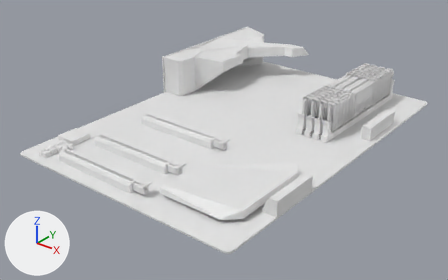
Before and after pictures for a commit that changed the Blender file computer parts/motherboard ATX Z390 Aorus Pro LGA1151.blend.
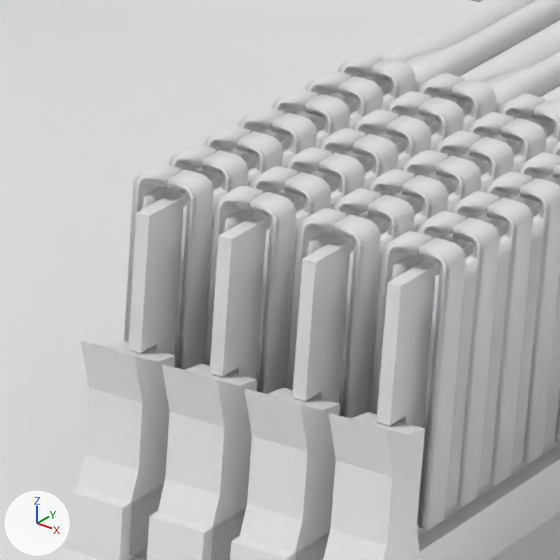
Each version is shown whole from a 50 mm lens placed at (0.4636, -0.6273, 0.2603), pointed at (0.1191, -0.1968, -0.0066), then close up on the part from 65% to 77% of the width and 28% to 48% of the height. The axes (+X, +Y, +Z) are drawn at lower left. The lights are the same throughout.

Before the edit, the objects in view are built like this:
```python
ob_corsair_vengeance_lpx_001 = bpy.data.objects.new('Corsair Vengeance LPX.001', None)
ob_corsair_vengeance_lpx_001.location = (0.181, -0.0865, 0.006)
ob_corsair_vengeance_lpx_002 = bpy.data.objects.new('Corsair Vengeance LPX.002', None)
ob_corsair_vengeance_lpx_002.location = (0.19, -0.0865, 0.006)
ob_corsair_vengeance_lpx_003 = bpy.data.objects.new('Corsair Vengeance LPX.003', None)
ob_corsair_vengeance_lpx_003.location = (0.199, -0.0865, 0.006)
ob_corsair_vengeance_lpx_004 = bpy.data.objects.new('Corsair Vengeance LPX.004', None)
ob_corsair_vengeance_lpx_004.location = (0.208, -0.0865, 0.006)
ob_heatsink_base = bpy.data.objects.new('heatsink base', me_plane_007)
ob_heatsink_base.location = (0.0, 0.0, 0.0185)
ob_ram_leds = bpy.data.objects.new('RAM leds', me_cube_006)
ob_ram_leds.location = (0.1945, -0.0865, 0.0035)
# also in view: 'RAM base' at (0.1945, -0.0865, 0.0143); 'PCB' at (0.125, -0.176, 0.0027)
```
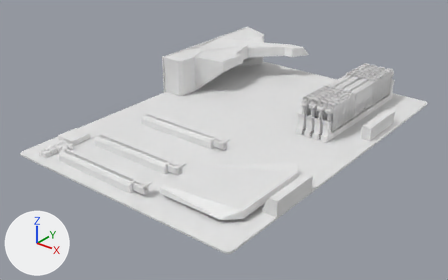
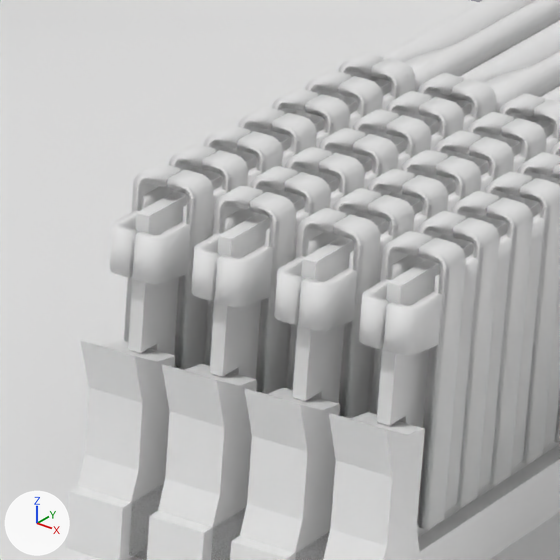
Where the change shows, as pixel boxes [x1, y1, x2, y2] in the close-ups (560 x 560 px):
'Corsair Vengeance LPX.004', reshaped: before [370, 142, 560, 537]; after [359, 142, 560, 537]
'Corsair Vengeance LPX.001', reshaped: before [124, 0, 560, 370]; after [110, 0, 560, 370]
'Corsair Vengeance LPX.002', reshaped: before [205, 20, 560, 394]; after [191, 20, 560, 394]
'Corsair Vengeance LPX.003', reshaped: before [287, 86, 560, 418]; after [274, 86, 560, 418]

What changed in the scene script:
```text
Add mat_white_pearl_metal:
    mat_white_pearl_metal = bpy.data.materials.new('white pearl metal')
Add me_plane_007_1:
    me_plane_007_1.from_pydata([(0.003, 0.0119, 0.0145), (0.003, 0.0119, -0.0127), (0.003, 0.0125, 0.0145), (0.003, 0.0125, -0.0127), (0.0002, 0.0119, 0.0145), (0.0002, 0.0125, 0.0145)], [], [(0, 1, 3, 2), (0, 2, 5, 4)])
    me_plane_007_1.polygons.foreach_set('use_smooth', [True] * 2)
    me_plane_007_1.materials.append(mat_white_pearl_metal)
Add col_corsair_vengeance_lpx_white:
    col_corsair_vengeance_lpx_white = bpy.data.collections.new('Corsair Vengeance LPX white')
    col_corsair_vengeance_lpx_white.objects.link(ob_chips_001)
    col_corsair_vengeance_lpx_white.objects.link(ob_labels_001)
    col_corsair_vengeance_lpx_white.objects.link(ob_pcb_001)
    col_corsair_vengeance_lpx_white.objects.link(ob_white_heatsink_detail_1)
    col_corsair_vengeance_lpx_white.objects.link(ob_white_heatsink_detail_2)
    col_corsair_vengeance_lpx_white.objects.link(ob_white_heatsink_detail_3)
    col_corsair_vengeance_lpx_white.objects.link(ob_white_heatsink_base)
Add col_corsair_vengeance_lpx_red:
    col_corsair_vengeance_lpx_red = bpy.data.collections.new('Corsair Vengeance LPX red')
    col_corsair_vengeance_lpx_red.objects.link(ob_pcb_002)
    col_corsair_vengeance_lpx_red.objects.link(ob_chips)
    col_corsair_vengeance_lpx_red.objects.link(ob_red_heatsink_base)
    col_corsair_vengeance_lpx_red.objects.link(ob_heatsink_detail_1)
    col_corsair_vengeance_lpx_red.objects.link(ob_heatsink_detail_2)
    col_corsair_vengeance_lpx_red.objects.link(ob_heatsink_detail_3)
    col_corsair_vengeance_lpx_red.objects.link(ob_labels)
Change ob_corsair_vengeance_lpx_001:
    ob_corsair_vengeance_lpx_001.instance_collection: col_corsair_vengeance_lpx -> col_corsair_vengeance_lpx_red
Change ob_corsair_vengeance_lpx_002:
    ob_corsair_vengeance_lpx_002.instance_collection: col_corsair_vengeance_lpx -> col_corsair_vengeance_lpx_white
Change ob_corsair_vengeance_lpx_003:
    ob_corsair_vengeance_lpx_003.instance_collection: col_corsair_vengeance_lpx -> col_corsair_vengeance_lpx_red
Change ob_corsair_vengeance_lpx_004:
    ob_corsair_vengeance_lpx_004.instance_collection: col_corsair_vengeance_lpx -> col_corsair_vengeance_lpx_white
Remove ob_heatsink_base:
    ob_heatsink_base = bpy.data.objects.new('heatsink base', me_plane_007)
Add ob_labels_001:
    ob_labels_001 = bpy.data.objects.new('labels.001', me_plane_005)
    ob_labels_001.location = (0.0, 0.0, 0.0)
Add ob_white_heatsink_base:
    ob_white_heatsink_base = bpy.data.objects.new('white heatsink base', me_plane_006_1)  # 12 vertices, 5 faces; spans x 0.0002..0.0025, y 0.0..0.0675, z -0.0125..0.0125; modifiers BEVEL, MIRROR, SOLIDIFY
    ob_white_heatsink_base.location = (0.0, 0.0, 0.0185)
Add ob_white_heatsink_detail_3:
    ob_white_heatsink_detail_3 = bpy.data.objects.new('white heatsink detail 3', me_plane_009)  # 16 vertices, 4 faces; spans x 0.003, y 0.0..0.00384, z -0.0127..-0.0027; modifiers BEVEL, MIRROR, SOLIDIFY
    ob_white_heatsink_detail_3.location = (0.0, 0.0, 0.0185)
    ob_white_heatsink_detail_3.scale = (1.0, 5.0, 1.0)
Add ob_white_heatsink_detail_2:
    ob_white_heatsink_detail_2 = bpy.data.objects.new('white heatsink detail 2', me_plane_008_1)  # 56 vertices, 36 faces; spans x -0.003..0.003, y -0.0215..0.0215, z 0.0135..0.0315; modifiers BEVEL, BEVEL, SOLIDIFY
    ob_white_heatsink_detail_2.location = (0.0, 0.0, 0.0)
Add ob_chips_001:
    ob_chips_001 = bpy.data.objects.new('chips.001', me_cube_007)  # modifiers ARRAY, MIRROR
    ob_chips_001.location = (0.0, 0.0, 0.015)
Add ob_white_heatsink_detail_1:
    ob_white_heatsink_detail_1 = bpy.data.objects.new('white heatsink detail 1', me_plane_007_1)  # modifiers BEVEL, SOLIDIFY, ARRAY, MIRROR
    ob_white_heatsink_detail_1.location = (0.0, 0.0, 0.0185)
    ob_white_heatsink_detail_1.scale = (1.0, 5.0, 1.0)
Add ob_pcb_002:
    ob_pcb_002 = bpy.data.objects.new('PCB.002', me_plane_008)  # modifiers SOLIDIFY
    ob_pcb_002.location = (0.0, 0.0, 0.0)
Add ob_red_heatsink_base:
    ob_red_heatsink_base = bpy.data.objects.new('red heatsink base', me_plane_011)  # 12 vertices, 5 faces; spans x 0.0002..0.0025, y 0.0..0.0675, z -0.0125..0.0125; modifiers BEVEL, MIRROR, SOLIDIFY
    ob_red_heatsink_base.location = (0.0, 0.0, 0.0185)
```
